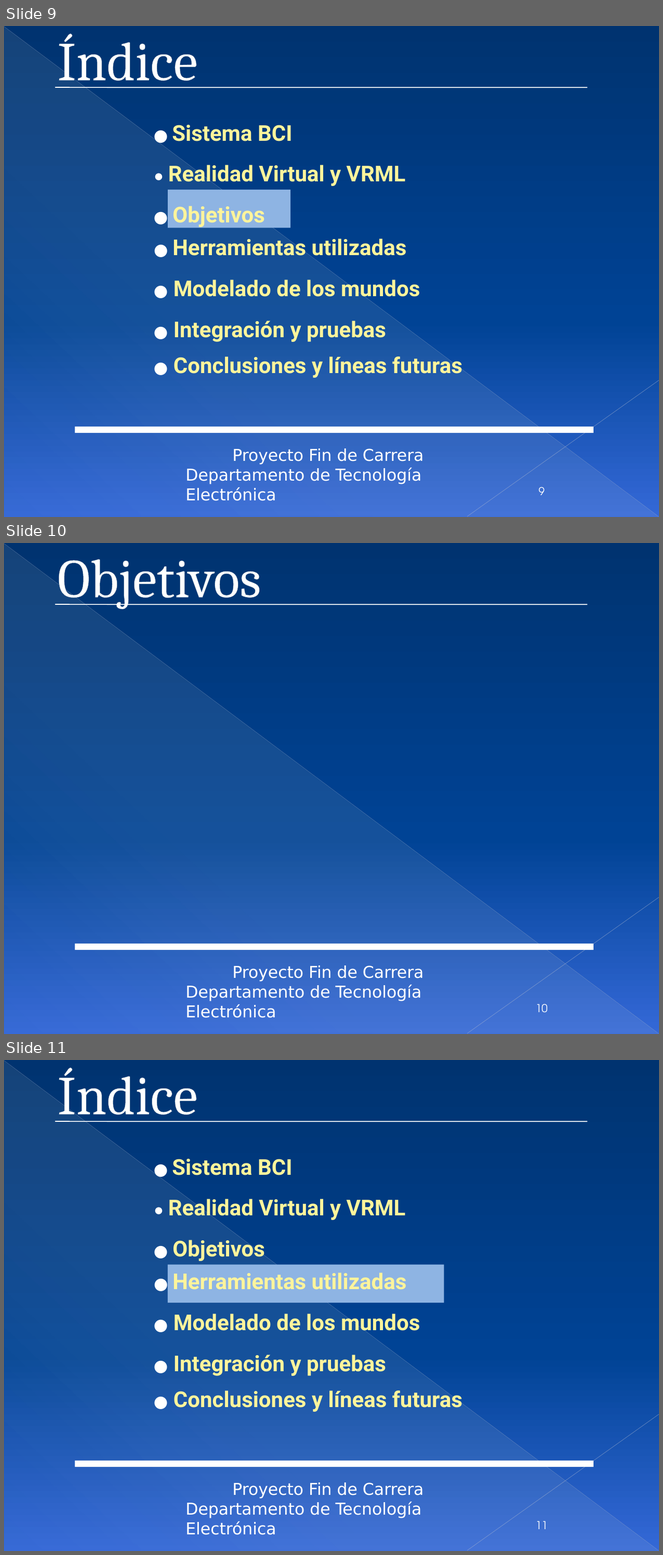
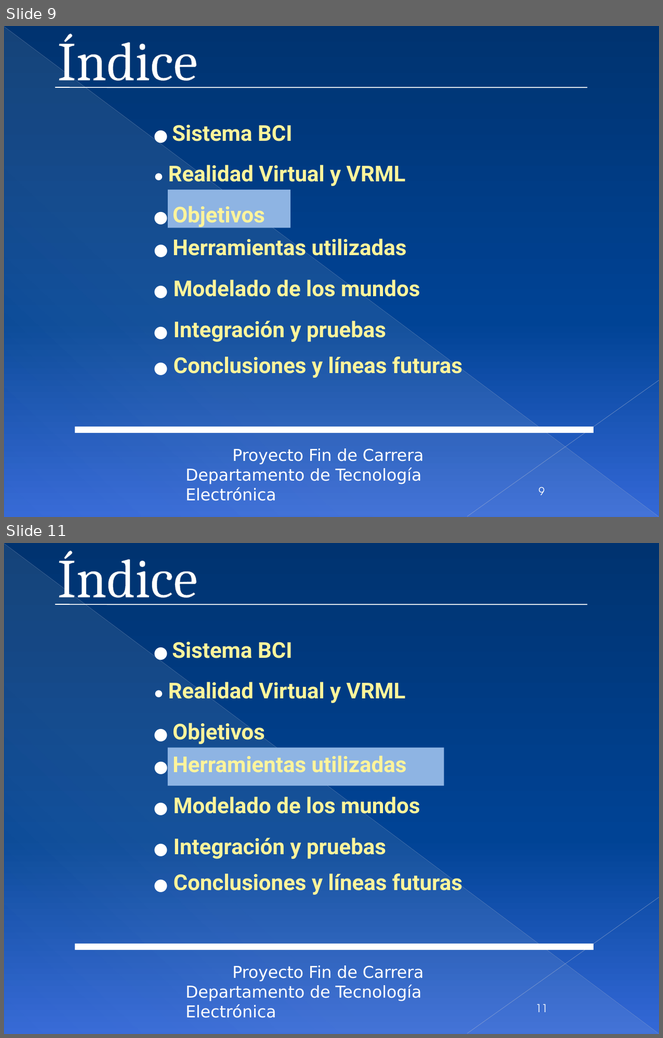
Before and after one commit to mjromper/test, a slide deck: DOCUMENTACION/presentacion/presentacionPFC27.pptx. Shown one above the other, each under a label of ours: slides 9, 10 and 11 before the commit, slides 9 and 11 after it; the slides between them are not shown. The pictures are 663x1555 and 663x1038 pixels, drawn with LibreOffice and Linux fonts; fonts in the diff are those of the drawing; background and template pictures are left out. Boxes give left, top, right and bottom in pixels: in the first picture for what was removed or moved away, otherwise in the second. Text is boxed around its words. In the diff, an @@ line names an element or a change of style, - is before the commit and + after.

```diff
--- a/DOCUMENTACION/presentacion/presentacionPFC27.pptx
+++ b/DOCUMENTACION/presentacion/presentacionPFC27.pptx
@@ slide 10 removed at <box>4,543,659,1034</box>, background gradient #003371 to #004396 to #3566D7; not listed: 5 template elements that a slide beside it also shows @@
@@ title removed at <box>58,559,261,609</box> @@
-Objetivos
@@ line removed from (55, 604) to (588, 604) @@
@@ page number removed at <box>536,1004,548,1013</box> @@
-10
```
Also in this commit, not shown: 10 slides changed, 5 slides added.
